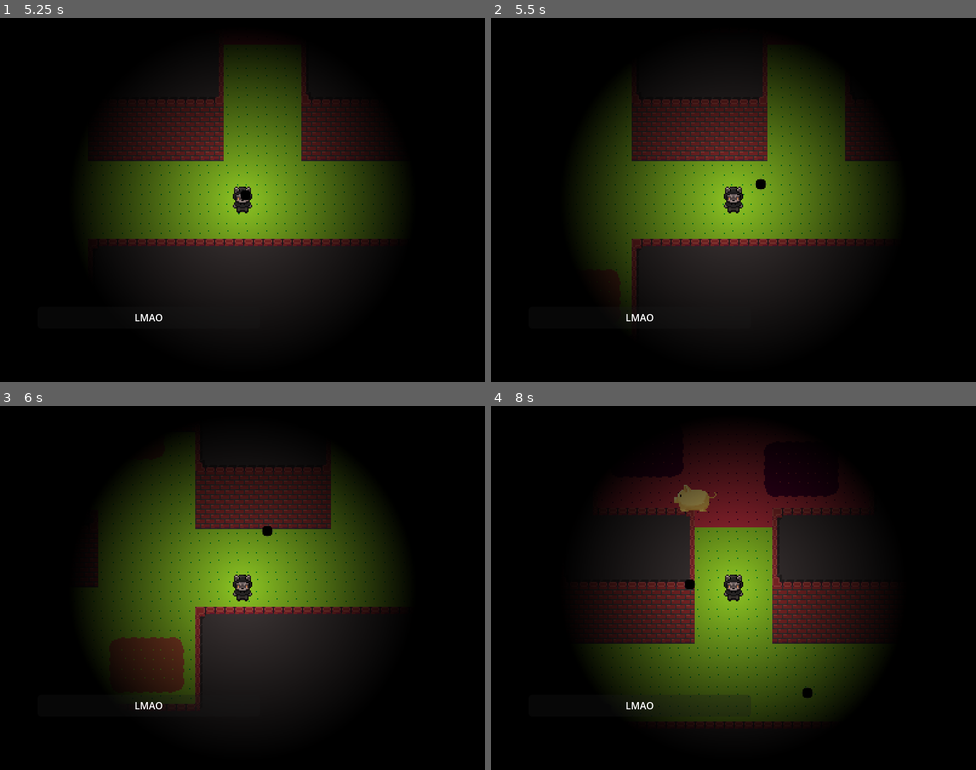
Above: before the commit, frames 1-4 (two rows, left to right).
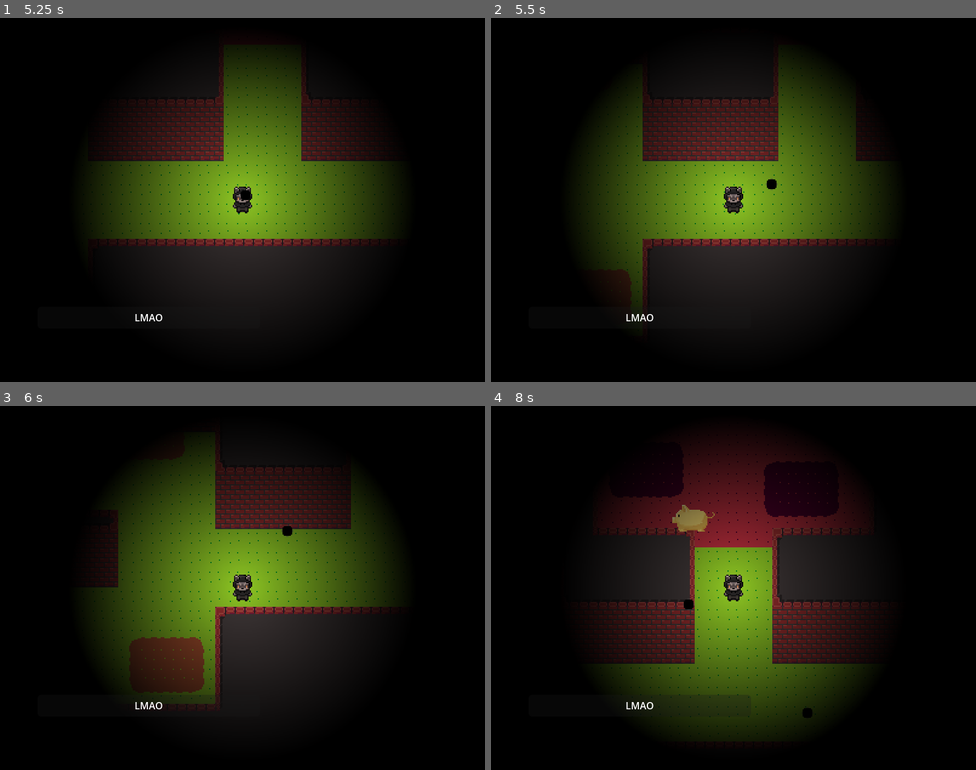
Above: after the commit, the same moments.

Repository: ygda-org/stock-strikers
Game: Godot game, scene res://main/startup_scene.tscn
Two runs of this game, one before a commit and one after it. Both use one fixed random seed, a clock stepped at 60 frames per second and the inputs below.
Inputs (mouse positions are in pixels of both pictures, inside the frame that each line leads up to):
- Up to frame 1 (5.25 s): tap Enter (ui_accept) at 0.5, 0.77, 1.25, 1.52, 2.75, 3.02, 3.77, 5 s; move the mouse to (349, 181) at 0.52 s; hold D (move_right) 0.53-1.28 s; tap Shift (dodge) at 0.6, 1.35, 2.3, 2.85, 3.6 s; move the mouse to (145, 218) at 1.27 s; hold S (move_down) 1.28-2.03 s; move the mouse to (291, 119) at 2.02 s; hold D (move_right) 2.03-2.78 s; click (291, 119) at 2.1 s; move the mouse to (218, 272) at 2.77 s; hold W (move_up) 2.78-3.53 s; move the mouse to (388, 254) at 3.52 s; hold A (move_left) 3.53-4.25 s; click "Start Game" at 4.25 s; move the mouse to (97, 145) at 5.02 s; hold A (move_left) from 5.03 s (still down); click (97, 145) at 5.1 s
- Up to frame 2 (5.5 s): keep holding A (move_left); tap Enter (ui_accept) at 5.27 s; tap Shift (dodge) at 5.3 s
- Up to frame 3 (6 s): move the mouse to (266, 588) at 5.77 s; release A (move_left) at 5.78 s; hold S (move_down) from 5.78 s (still down); tap Shift (dodge) at 5.85 s
- Up to frame 4 (8 s): tap Enter (ui_accept) at 6.5, 6.77, 7.52 s; move the mouse to (660, 497) at 6.52 s; release S (move_down) at 6.53 s; hold D (move_right) 6.53-7.28 s; tap Shift (dodge) at 6.6, 7.55 s; move the mouse to (840, 569) at 7.27 s; hold W (move_up) from 7.28 s (still down); click (840, 569) at 7.35 s

Frame 1 is identical in both runs. In frame 2, 3.6% of the frame differs, in the area x 21-79%, y 11-80%; in frame 3, 4.6%; in frame 4, 9.5%, in the area x 21-78%, y 13-90%.

Commit message:
dodge roll immunity

Diff:
--- a/globals/player_stats.gd
+++ b/globals/player_stats.gd
@@ -1,7 +1,7 @@
 extends Node
 # this script will handle all the player money, stock, loan stuff
 
-const BASE_STATS = [100, 100, 0, 20, 0.5, 100, 1, 0.3, 200, 0.5, null] # parallel array to enum in resource
+const BASE_STATS = [100, 100, 0, 20, 0.5, 100, 1, 0.3, 250, 0.5, 0.2, null] # parallel array to enum in resource
 var current_stats = []
 
 var stocks: Array[Stock] = []
--- a/player/player.gd
+++ b/player/player.gd
@@ -10,6 +10,7 @@
 const BULLET = preload("uid://ckwbgunr68qm")
 
 var invincible: bool = false
+var roll_invincible: bool = false
 var current_health: int
 
 var max_health: int
@@ -44,6 +45,8 @@
 func _process(delta):
 	if Input.is_action_just_pressed("dodge") and $DodgeCD.is_stopped() and $DodgeDur.is_stopped():
 		$DodgeDur.start()
+		$DodgeInvincibilityDur.start()
+		set_collision_layer_value(1,false)
 		velocity = Input.get_vector("move_left", "move_right", "move_up", "move_down") * roll_speed
 	if not $DodgeDur.is_stopped():
 		move_and_slide()
@@ -95,3 +98,8 @@
 
 func _on_dodge_dur_timeout():
 	$DodgeCD.start()
+
+
+func _on_dodge_invincibility_dur_timeout():
+	if not invincible:
+		set_collision_layer_value(1,true)
--- a/player/player.tscn
+++ b/player/player.tscn
@@ -86,8 +86,13 @@
 [node name="DodgeCD" type="Timer" parent="." unique_id=1007386018]
 one_shot = true
 
+[node name="DodgeInvincibilityDur" type="Timer" parent="." unique_id=608031570]
+wait_time = 0.2
+one_shot = true
+
 [node name="PointLight2D" type="PointLight2D" parent="." unique_id=439129887]
 texture = SubResource("GradientTexture2D_rkbax")
 
 [connection signal="timeout" from="InvincibleTimer" to="." method="_on_invincible_timer_timeout"]
 [connection signal="timeout" from="DodgeDur" to="." method="_on_dodge_dur_timeout"]
+[connection signal="timeout" from="DodgeInvincibilityDur" to="." method="_on_dodge_invincibility_dur_timeout"]
--- a/player/stocks/base_stock.gd
+++ b/player/stocks/base_stock.gd
@@ -14,6 +14,7 @@
 	ROLL_DURATION,
 	ROLL_SPEED,
 	ROLL_CD,
+	ROLL_INVINCIBILITY_DUR,
 	OTHER
 }
 ## stat to be changed. OTHER can be implemented to whatever
